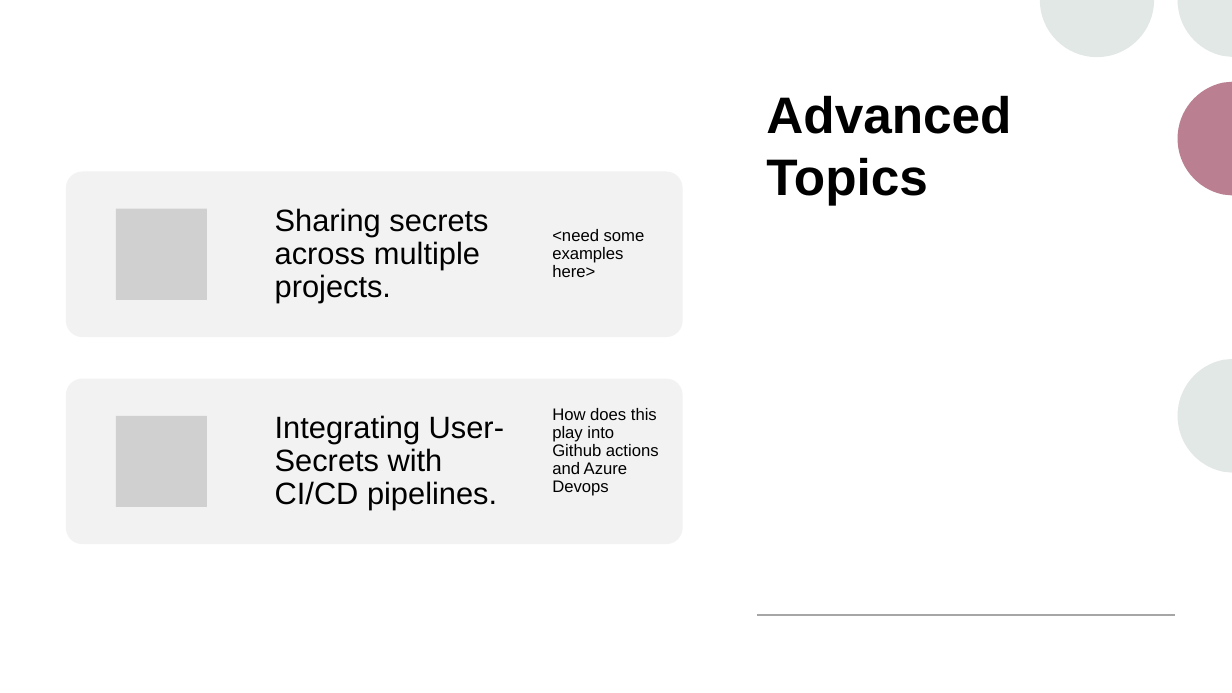
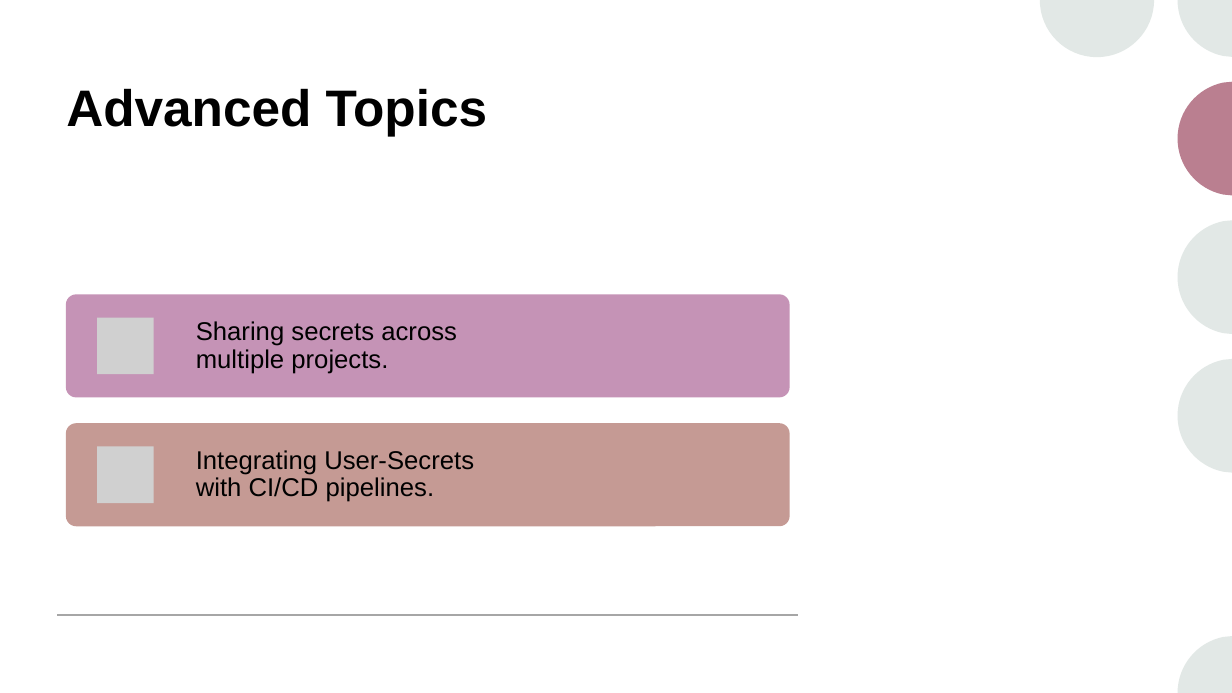
Before and after one commit to pulcher/stop-checking-in-secrets, a slide deck: slide 15 of stop-checking-in-secrets.pptx (slide 12 before the commit). Drawn at 1232x693 pixels with LibreOffice and Linux fonts; fonts in the diff are those of the drawing; grey boxes stand for pictures. Boxes give left, top, right and bottom in pixels: in the first picture for what was removed or moved away, otherwise in the second. Text is boxed around its words. In the diff, an @@ line names an element or a change of style, - is before the commit and + after.

```diff
--- a/stop-checking-in-secrets.pptx
+++ b/stop-checking-in-secrets.pptx
@@ title "Advanced Topics": place and size @@
-title "Advanced Topics" at [766,95,1011,205]
+title "Advanced Topics" at [66,88,487,136]
@@ title "Advanced Topics" at [66,88,487,136]: line spacing 1 to 0.9 @@
@@ freeform shape added at [1177,220,1232,334], fill #E2E8E6 @@
@@ rounded rectangle added at [66,295,789,398], fill #C593B6 @@
@@ text "Sharing secrets across multiple projects." at [196,321,457,374]: size 24 to 20 pt; less space between paragraphs @@
@@ text "Sharing secrets across multiple projects.": place and size @@
-text "Sharing secrets across multiple projects." at [275,208,488,303]
+text "Sharing secrets across multiple projects." at [196,321,457,374]
@@ picture added at [97,318,153,374] @@
@@ group removed at [66,172,683,496]: 2 texts, 1 rounded rectangle, 1 picture @@
-<need some examples here>
-How does this play into Github actions and Azure Devops
@@ rounded rectangle: place and size @@
-rounded rectangle at [66,379,683,544]
+rounded rectangle at [66,423,789,527]
@@ rounded rectangle at [66,423,789,527]: fill #F2F2F2 to #C59A94 @@
@@ picture: place and size @@
-picture at [116,416,207,507]
+picture at [97,446,153,503]
@@ text "Integrating User-Secrets with CI/CD pipelines.": place and size @@
-text "Integrating User-Secrets with CI/CD pipelines." at [275,415,504,510]
+text "Integrating User-Secrets with CI/CD pipelines." at [196,450,474,502]
@@ text "Integrating User-Secrets with CI/CD pipelines." at [196,450,474,502]: size 24 to 20 pt; less space between paragraphs @@
@@ line added from (57, 616) to (799, 616), #A6A6A6 1 pt @@
@@ line removed from (757, 616) to (1176, 616) @@
@@ freeform shape added at [1177,636,1232,693], fill #E2E8E6 @@
```
Also in this commit, not shown: 6 other slides changed, 3 slides added.
